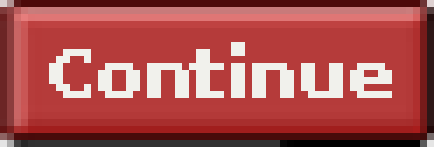
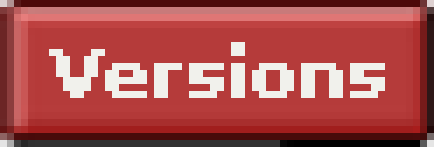
Layer changes from the first w=434, h=147 image to the second:
added layer "Versions" above "Continue" over bbox(49, 49, 385, 98)
hid "Continue" over bbox(49, 49, 392, 98)
